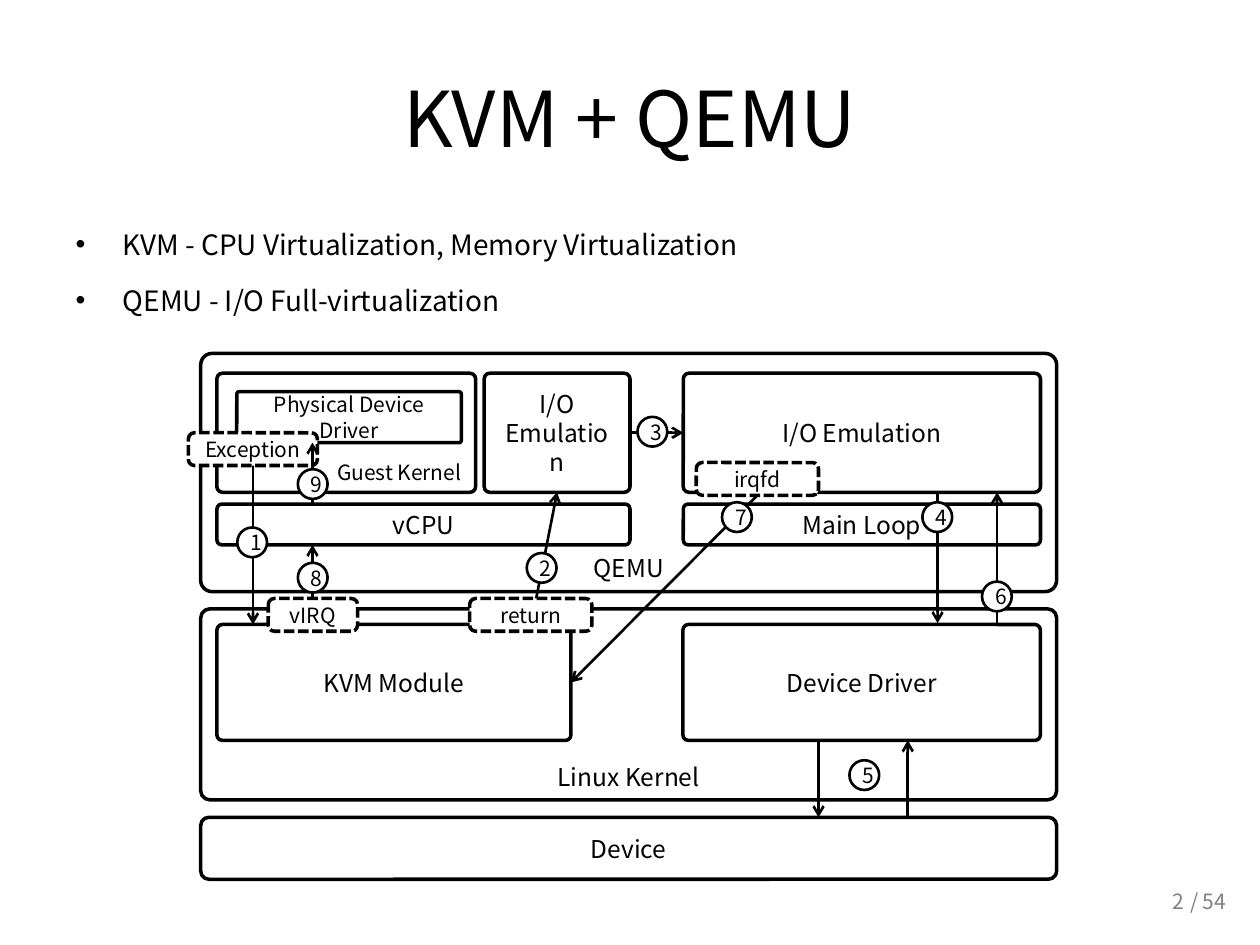
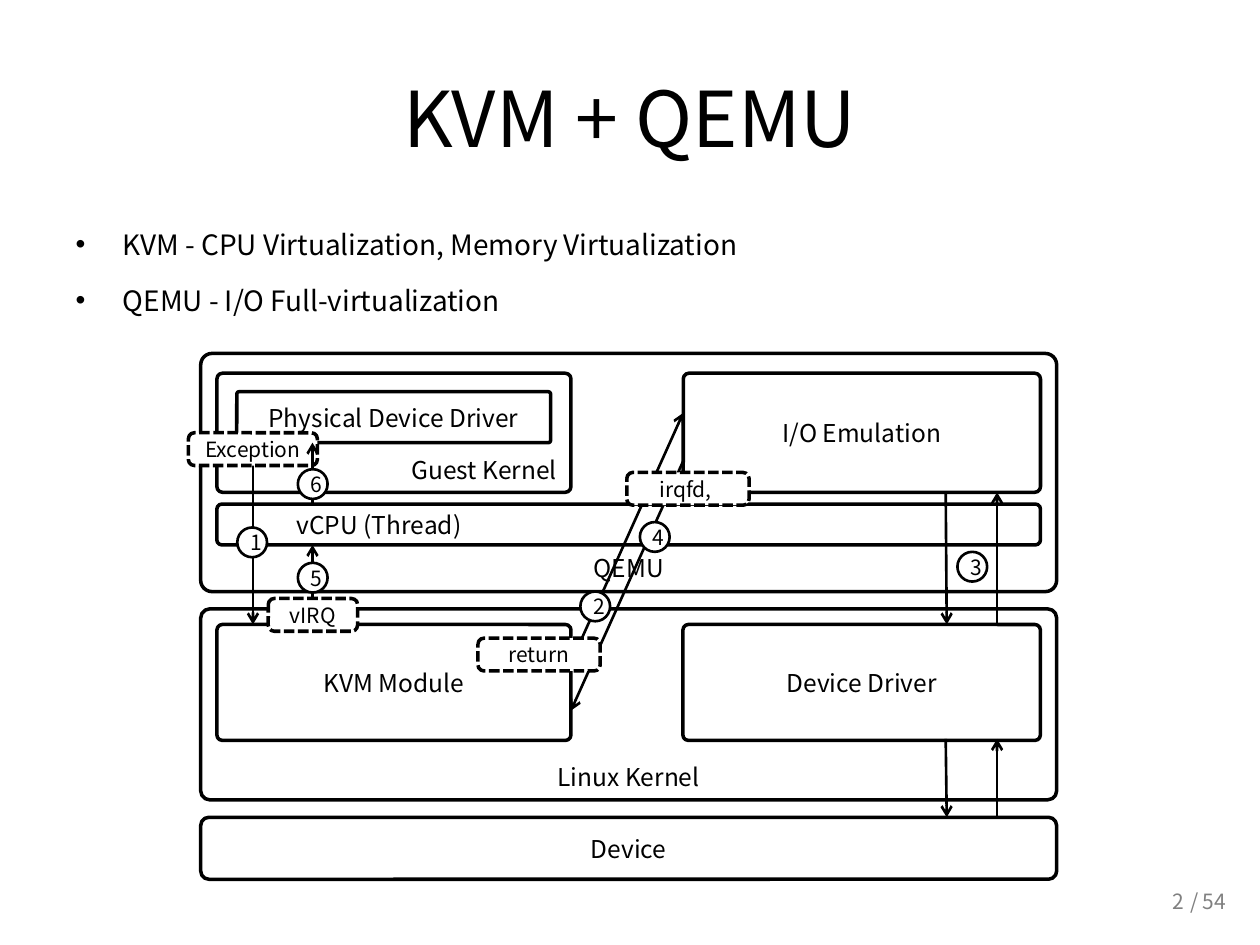
Before and after one commit to ssup2/blog-old, a slide deck: slide 2 of images/theory_analysis/IO_Virtualization_Software/IO_Virtualization_Software.pptx. Drawn at 1260x945 pixels with LibreOffice and Linux fonts; fonts in the diff are those of the drawing. Boxes give left, top, right and bottom in pixels: in the first picture for what was removed or moved away, otherwise in the second. Text is boxed around its words. In the diff, an @@ line names an element or a change of style, - is before the commit and + after.

```diff
--- a/images/theory_analysis/IO_Virtualization_Software/IO_Virtualization_Software.pptx
+++ b/images/theory_analysis/IO_Virtualization_Software/IO_Virtualization_Software.pptx
@@ rounded rectangle "Guest Kernel": place and size @@
-rounded rectangle "Guest Kernel" at <box>217,373,475,491</box>
+rounded rectangle "Guest Kernel" at <box>217,373,571,491</box>
@@ rounded rectangle "Guest Kernel" at <box>217,373,571,491</box>: size 12 to 14 pt @@
@@ rounded rectangle removed at <box>484,373,630,491</box> @@
-I/O Emulation
@@ rounded rectangle "Physical Device Driver" at <box>237,392,551,442</box>: size 12 to 14 pt @@
@@ rounded rectangle "Physical Device Driver": place and size @@
-rounded rectangle "Physical Device Driver" at <box>237,392,461,442</box>
+rounded rectangle "Physical Device Driver" at <box>237,392,551,442</box>
@@ arrow moved from (530, 626) - (557, 493) to (571, 663) - (683, 413) @@
@@ arrow removed from (630, 433) to (683, 433) @@
@@ text in ellipse at <box>311,471,323,497</box>: text changed @@
-9
+6
@@ arrow moved from (757, 495) - (571, 683) to (683, 461) - (571, 711) @@
@@ rounded rectangle "irqfd,": place and size @@
-rounded rectangle "irqfd," at <box>697,462,819,495</box>
+rounded rectangle "irqfd," at <box>627,472,750,505</box>
@@ rounded rectangle "vCPU (Thread)": place and size @@
-rounded rectangle "vCPU (Thread)" at <box>217,504,630,544</box>
+rounded rectangle "vCPU (Thread)" at <box>217,504,1041,544</box>
@@ text in rounded rectangle at <box>660,480,712,502</box>: text changed @@
-irqfd
+irqfd,
@@ rounded rectangle removed at <box>683,504,1040,544</box> @@
-Main Loop
@@ ellipse removed at <box>722,503,752,533</box> @@
-7
@@ arrow moved from (937, 494) - (937, 624) to (946, 491) - (946, 625) @@
@@ text in rounded rectangle at <box>297,514,462,539</box>: text changed @@
-vCPU
+vCPU (Thread)
@@ ellipse "4": place and size @@
-ellipse "4" at <box>922,503,953,533</box>
+ellipse "4" at <box>640,522,670,552</box>
@@ text in ellipse at <box>311,565,323,591</box>: text changed @@
-8
+5
@@ ellipse "3": place and size @@
-ellipse "3" at <box>638,417,668,447</box>
+ellipse "3" at <box>958,552,988,582</box>
@@ ellipse "2": place and size @@
-ellipse "2" at <box>527,553,557,583</box>
+ellipse "2" at <box>581,591,611,621</box>
@@ ellipse removed at <box>982,582,1012,612</box> @@
-6
@@ rounded rectangle "return": place and size @@
-rounded rectangle "return" at <box>470,598,592,631</box>
+rounded rectangle "return" at <box>478,639,600,672</box>
@@ arrow moved from (907, 818) - (907, 741) to (946, 738) - (946, 818) @@
@@ arrow moved from (819, 741) - (819, 818) to (997, 818) - (997, 738) @@
@@ ellipse removed at <box>849,760,879,790</box> @@
-5
```
Also in this commit, not shown: 3 other slides changed, 4 other files.
